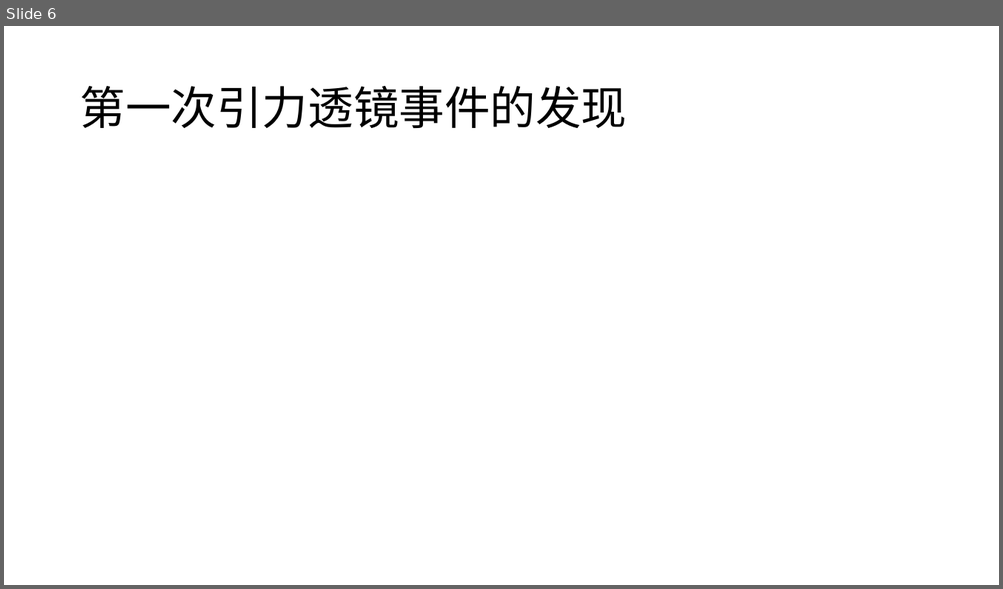
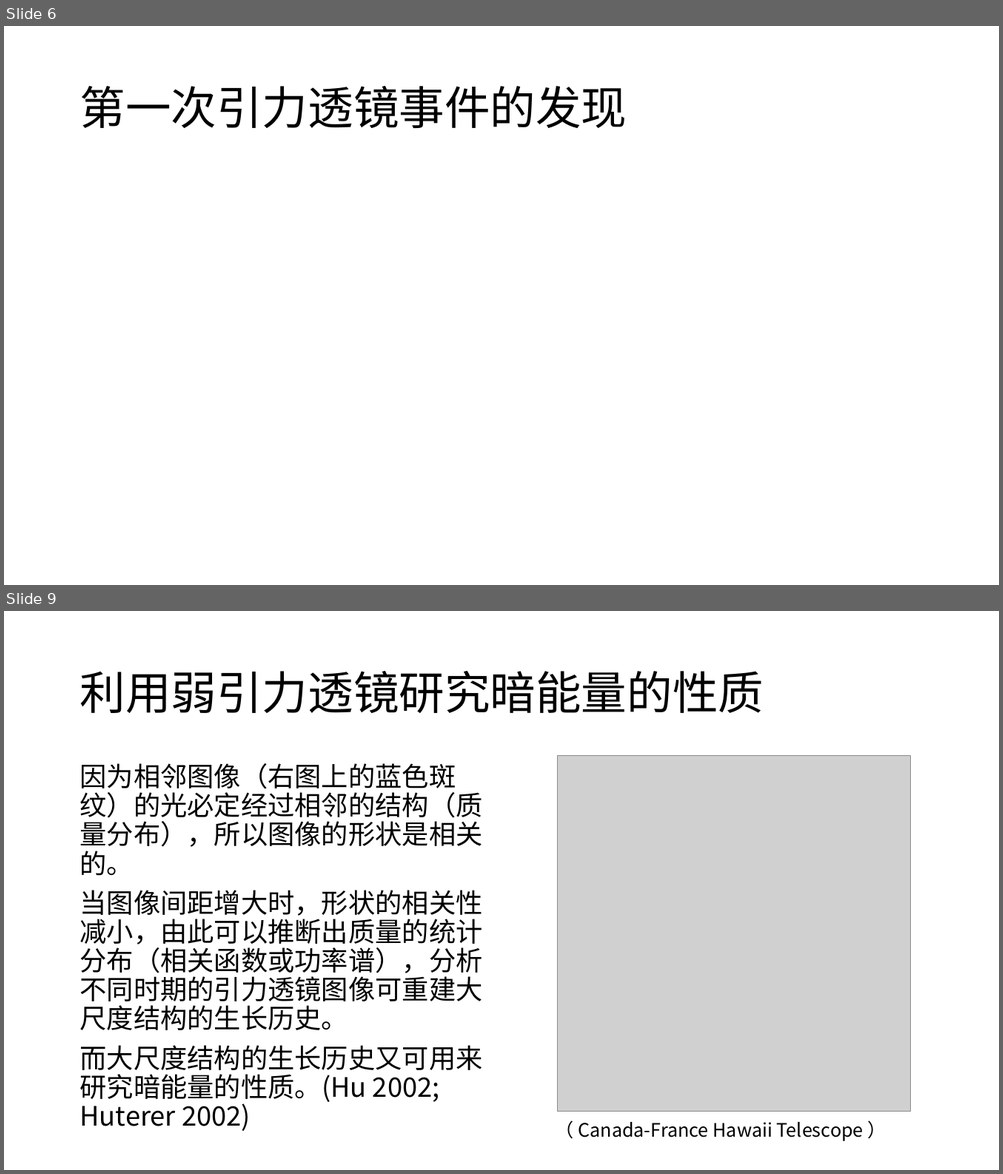
Before and after one commit to willlake/Gravitational-lens, a slide deck: Gravitational lens.pptx. Shown one above the other, each under a label of ours: slide 6 before the commit, slides 6 and 9 after it; the slides between them are not shown. The pictures are 1003x589 and 1003x1174 pixels, drawn with LibreOffice and Linux fonts; fonts in the diff are those of the drawing; grey boxes stand for pictures. Boxes give left, top, right and bottom in pixels: in the first picture for what was removed or moved away, otherwise in the second. Text is boxed around its words. In the diff, an @@ line names an element or a change of style, - is before the commit and + after.

```diff
--- a/Gravitational lens.pptx
+++ b/Gravitational lens.pptx
@@ slide 9 added at <box>4,611,999,1170</box>, background #FFFFFF @@
@@ title added at <box>79,671,763,713</box>, 44 pt, text #000000 @@
+利用弱引力透镜研究暗能量的性质
@@ text added at <box>79,763,482,1131</box>, 25.9 pt, text #000000 @@
+因为相邻图像（右图上的蓝色斑纹）的光必定经过相邻的结构（质量分布），所以图像的形状是相关的。
+当图像间距增大时，形状的相关性减小，由此可以推断出质量的统计分布（相关函数或功率谱），分析不同时期的引力透镜图像可重建大尺度结构的生长历史。
+而大尺度结构的生长历史又可用来研究暗能量的性质。(Hu 2002; Huterer 2002)
@@ picture added at <box>557,756,910,1111</box> @@
@@ text added at <box>578,1122,863,1142</box>, 18 pt, text #000000 @@
+（ Canada-France Hawaii Telescope ）
```
Also in this commit, not shown: 1 slide changed, 5 other slides added, 1 slide removed, 3 other files.
